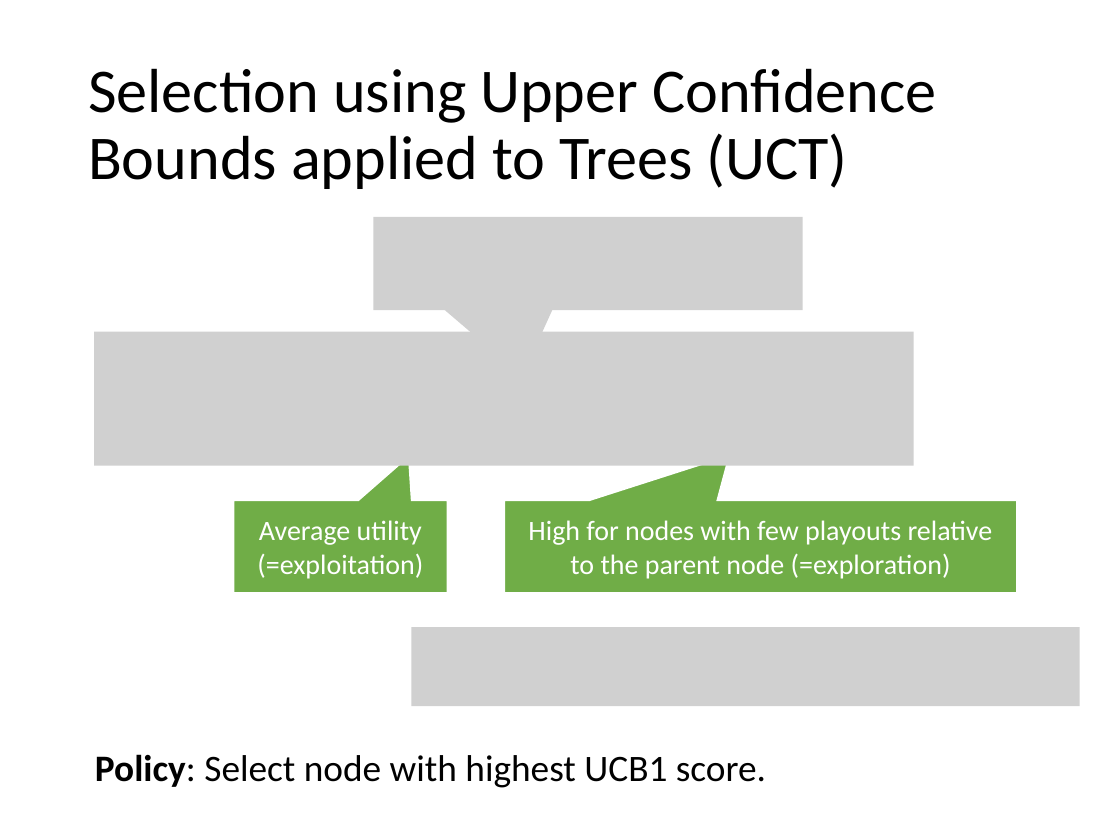
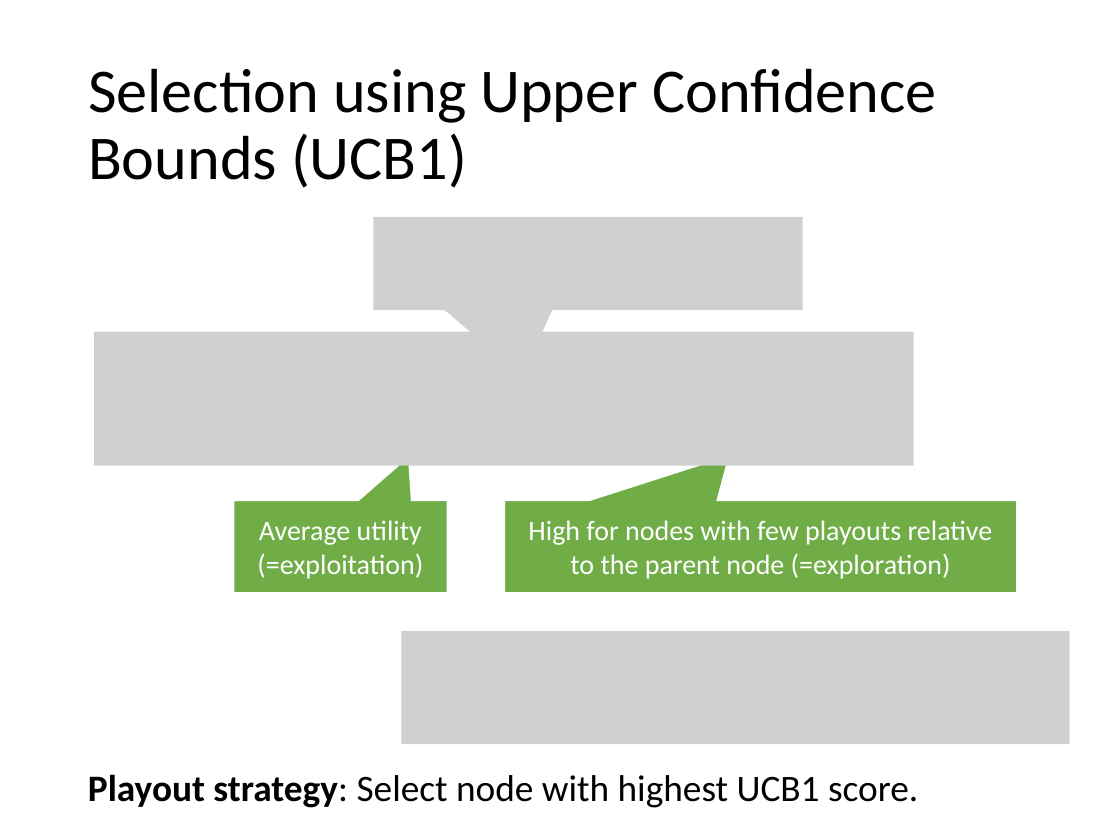
Before and after one commit to mhahsler/CS7320-AI, a slide deck: slide 34 of slides/05_games.pptx. Drawn at 1120x840 pixels with LibreOffice and Linux fonts; fonts in the diff are those of the drawing; grey boxes stand for pictures. Boxes give left, top, right and bottom in pixels: in the first picture for what was removed or moved away, otherwise in the second. Text is boxed around its words. In the diff, an @@ line names an element or a change of style, - is before the commit and + after.

```diff
--- a/slides/05_games.pptx
+++ b/slides/05_games.pptx
@@ title at (x1=88, y1=68, x2=937, y2=188): text changed @@
-Selection using Upper Confidence Bounds applied to Trees (UCT)
+Selection using Upper Confidence Bounds (UCB1)
@@ picture resized from (x1=411, y1=627, x2=1080, y2=707) to (x1=401, y1=632, x2=1070, y2=745) @@
@@ text at (x1=88, y1=774, x2=918, y2=808): text changed @@
-Policy: Select node with highest UCB1 score.
+Playout strategy: Select node with highest UCB1 score.
```
Also in this commit, not shown: 6 other slides changed, 2 slides added, 1 other file.
